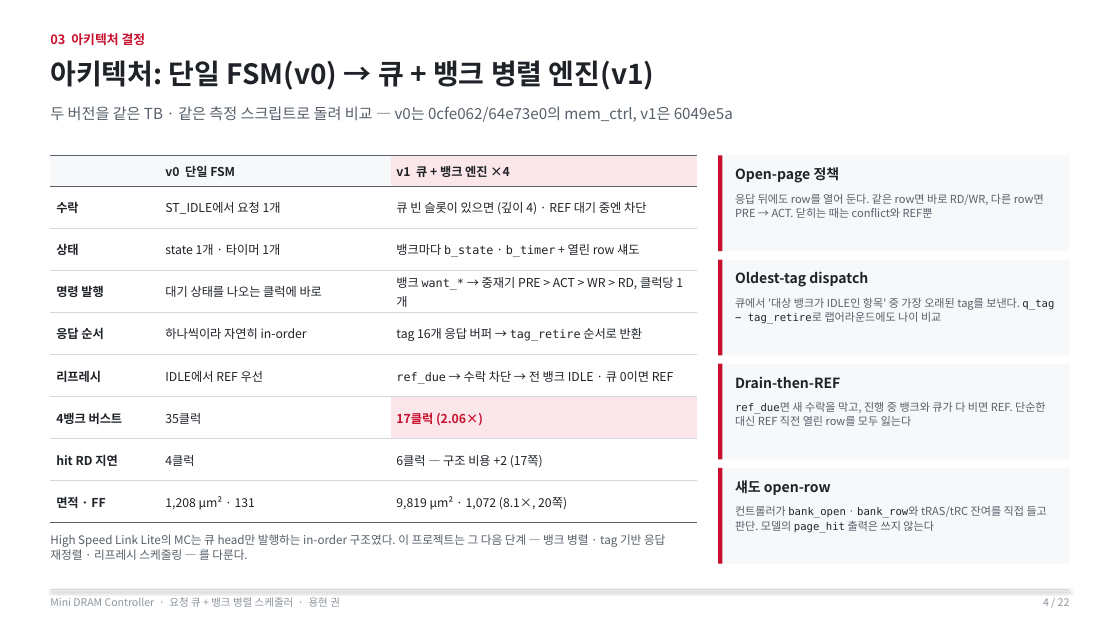
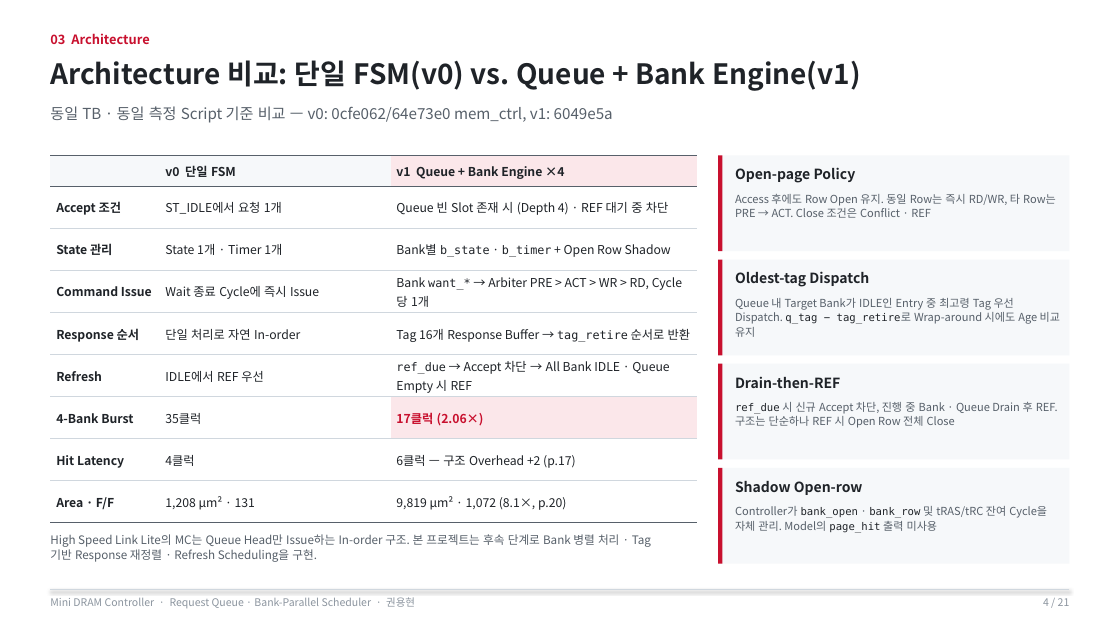
Before and after one commit to yhkwon-git/mini-dram-controller, a slide deck: slide 4 of portfolio-deck/MiniDramController_Portfolio.pptx. Drawn at 1120x630 pixels with LibreOffice and Linux fonts; fonts in the diff are those of the drawing. Boxes give left, top, right and bottom in pixels: in the first picture for what was removed or moved away, otherwise in the second. Text is boxed around its words. In the diff, an @@ line names an element or a change of style, - is before the commit and + after.

```diff
--- a/portfolio-deck/MiniDramController_Portfolio.pptx
+++ b/portfolio-deck/MiniDramController_Portfolio.pptx
@@ text at (50,33,149,44): text changed @@
-03 아키텍처 결정
+03 Architecture
@@ text at (50,60,860,91): text changed @@
-아키텍처: 단일 FSM(v0) → 큐 + 뱅크 병렬 엔진(v1)
+Architecture 비교: 단일 FSM(v0) vs. Queue + Bank Engine(v1)
@@ text at (50,106,613,123): text changed @@
-두 버전을 같은 TB · 같은 측정 스크립트로 돌려 비교 — v0는 0cfe062/64e73e0의 mem_ctrl, v1은 6049e5a
+동일 TB · 동일 측정 Script 기준 비교 — v0: 0cfe062/64e73e0 mem_ctrl, v1: 6049e5a
@@ table at (50,155,697,522) @@
-row 1, column 3: v1 큐 + 뱅크 엔진 ×4
+row 1, column 3: v1 Queue + Bank Engine ×4
-row 2, column 1: 수락
+row 2, column 1: Accept 조건
-row 2, column 3: 큐 빈 슬롯이 있으면 (깊이 4) · REF 대기 중엔 차단
+row 2, column 3: Queue 빈 Slot 존재 시 (Depth 4) · REF 대기 중 차단
-row 3: 상태 | state 1개 · 타이머 1개 | 뱅크마다 b_state · b_timer + 열린 row 섀도
+row 3: State 관리 | State 1개 · Timer 1개 | Bank별 b_state · b_timer + Open Row Shadow
-row 4: 명령 발행 | 대기 상태를 나오는 클럭에 바로 | 뱅크 want_* → 중재기 PRE > ACT > WR > RD, 클럭당 1개
+row 4: Command Issue | Wait 종료 Cycle에 즉시 Issue | Bank want_* → Arbiter PRE > ACT > WR > RD, Cycle당 1개
-row 5: 응답 순서 | 하나씩이라 자연히 in-order | tag 16개 응답 버퍼 → tag_retire 순서로 반환
+row 5: Response 순서 | 단일 처리로 자연 In-order | Tag 16개 Response Buffer → tag_retire 순서로 반환
-row 6, column 1: 리프레시
+row 6, column 1: Refresh
-row 6, column 3: ref_due → 수락 차단 → 전 뱅크 IDLE · 큐 0이면 REF
+row 6, column 3: ref_due → Accept 차단 → All Bank IDLE · Queue Empty 시 REF
-row 7, column 1: 4뱅크 버스트
+row 7, column 1: 4-Bank Burst
-row 8, column 1: hit RD 지연
+row 8, column 1: Hit Latency
-row 8, column 3: 6클럭 — 구조 비용 +2 (17쪽)
+row 8, column 3: 6클럭 — 구조 Overhead +2 (p.17)
-row 9, column 1: 면적 · FF
+row 9, column 1: Area · F/F
-row 9, column 3: 9,819 µm² · 1,072 (8.1×, 20쪽)
+row 9, column 3: 9,819 µm² · 1,072 (8.1×, p.20)
@@ text at (735,167,856,183): text changed @@
-Open-page 정책
+Open-page Policy
@@ text at (735,194,1056,218): text changed @@
-응답 뒤에도 row를 열어 둔다. 같은 row면 바로 RD/WR, 다른 row면 PRE → ACT. 닫히는 때는 conflict와 REF뿐
+Access 후에도 Row Open 유지. 동일 Row는 즉시 RD/WR, 타 Row는 PRE → ACT. Close 조건은 Conflict · REF
@@ text at (735,271,869,287): text changed @@
-Oldest-tag dispatch
+Oldest-tag Dispatch
@@ text at (735,298,1060,337): text changed @@
-큐에서 '대상 뱅크가 IDLE인 항목' 중 가장 오래된 tag를 보낸다. q_tag − tag_retire로 랩어라운드에도 나이 비교
+Queue 내 Target Bank가 IDLE인 Entry 중 최고령 Tag 우선 Dispatch. q_tag − tag_retire로 Wrap-around 시에도 Age 비교 유지
@@ text at (735,402,1058,428): text changed @@
-ref_due면 새 수락을 막고, 진행 중 뱅크와 큐가 다 비면 REF. 단순한 대신 REF 직전 열린 row를 모두 잃는다
+ref_due 시 신규 Accept 차단, 진행 중 Bank · Queue Drain 후 REF. 구조는 단순하나 REF 시 Open Row 전체 Close
@@ text at (735,481,863,495): text changed @@
-섀도 open-row
+Shadow Open-row
@@ text at (735,506,1047,532): text changed @@
-컨트롤러가 bank_open · bank_row와 tRAS/tRC 잔여를 직접 들고 판단. 모델의 page_hit 출력은 쓰지 않는다
+Controller가 bank_open · bank_row 및 tRAS/tRC 잔여 Cycle을
+자체 관리. Model의 page_hit 출력 미사용
@@ text at (50,534,651,562): text changed @@
-High Speed Link Lite의 MC는 큐 head만 발행하는 in-order 구조였다. 이 프로젝트는 그 다음 단계 — 뱅크 병렬 · tag 기반 응답 재정렬 · 리프레시 스케줄링 — 를 다룬다.
+High Speed Link Lite의 MC는 Queue Head만 Issue하는 In-order 구조. 본 프로젝트는 후속 단계로 Bank 병렬 처리 · Tag
+기반 Response 재정렬 · Refresh Scheduling을 구현.
@@ text at (50,597,415,608): text changed @@
-Mini DRAM Controller · 요청 큐 + 뱅크 병렬 스케줄러 · 용현 권
+Mini DRAM Controller · Request Queue · Bank-Parallel Scheduler · 권용현
```
Also in this commit, not shown: 20 other slides changed, 1 slide removed, 1 other file.
